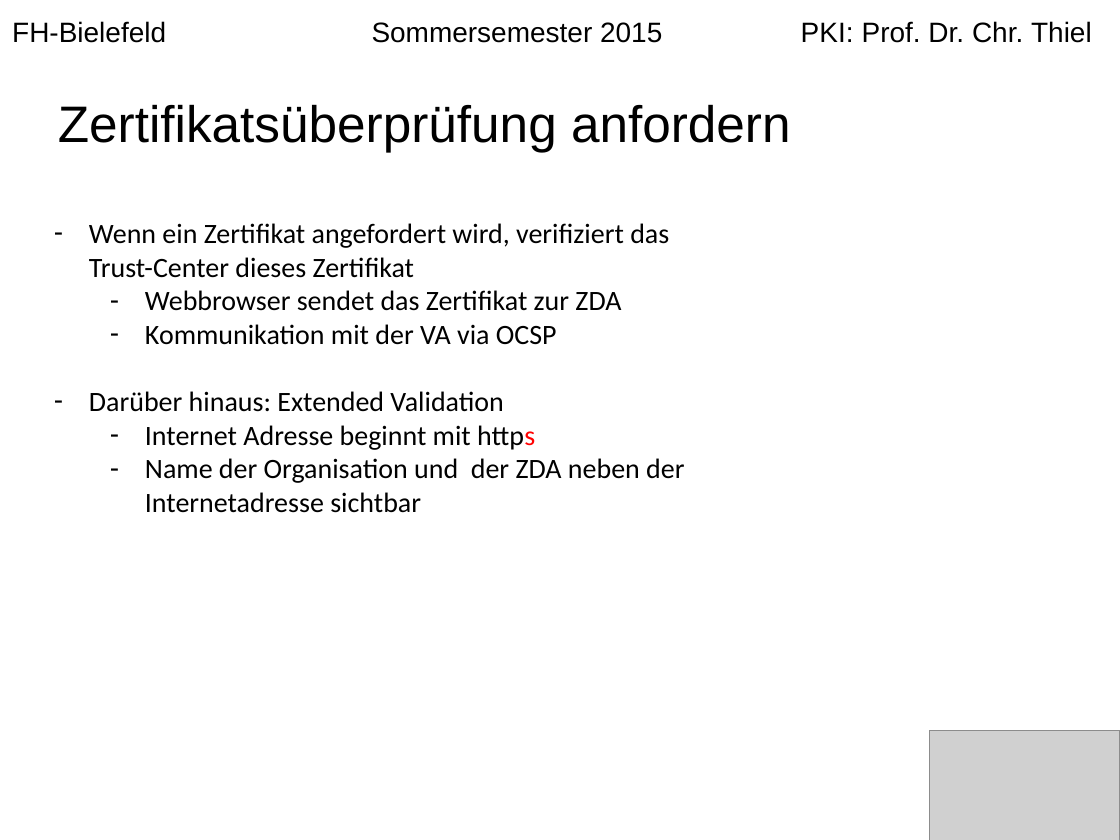
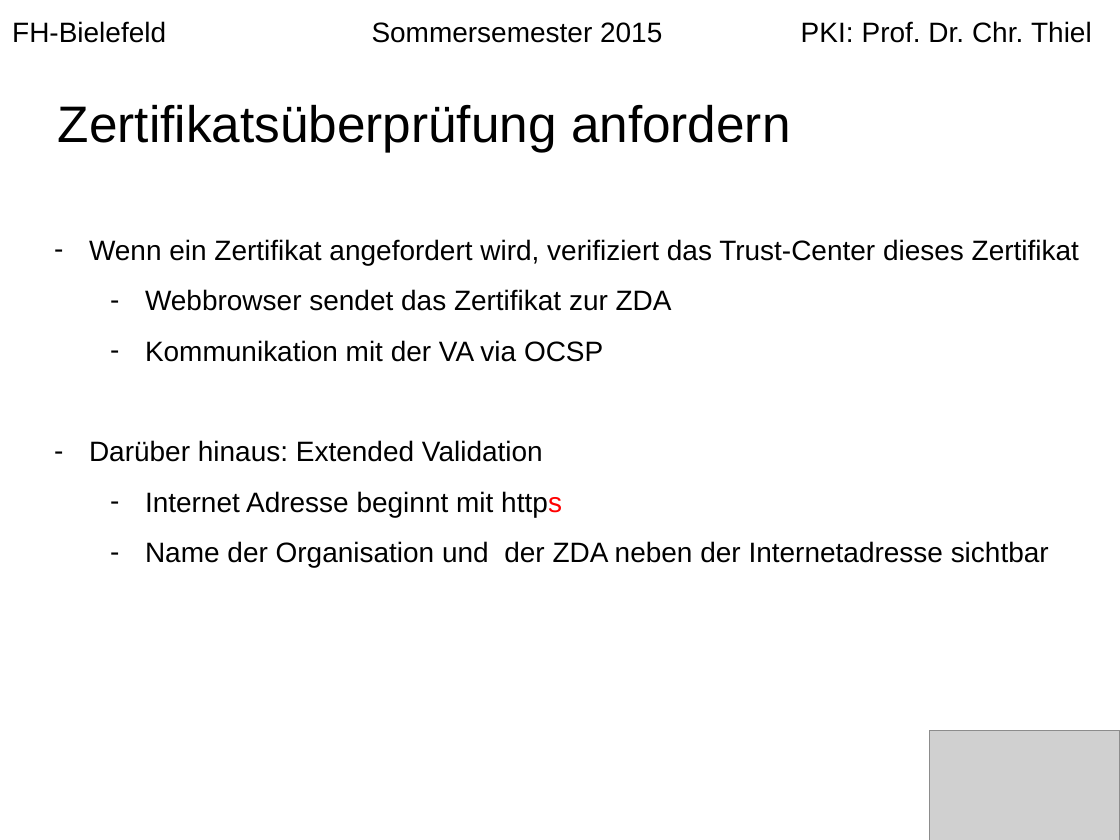
Before and after one commit to langec/pki, a slide deck: slide 10 of Erstellung_einer_PKI.pptx (slide 9 before the commit). Drawn at 1120x840 pixels with LibreOffice and Linux fonts; fonts in the diff are those of the drawing; grey boxes stand for pictures. Boxes give left, top, right and bottom in pixels: in the first picture for what was removed or moved away, otherwise in the second. Text is boxed around its words. In the diff, an @@ line names an element or a change of style, - is before the commit and + after.

```diff
--- a/Erstellung_einer_PKI.pptx
+++ b/Erstellung_einer_PKI.pptx
@@ text "Wenn ein Zertifikat angefordert wird, ..." at <box>89,239,1079,567</box>: font Calibri to Arial; line spacing 1 to 1.5 @@
```
Also in this commit, not shown: 9 other slides changed, 1 slide removed.
